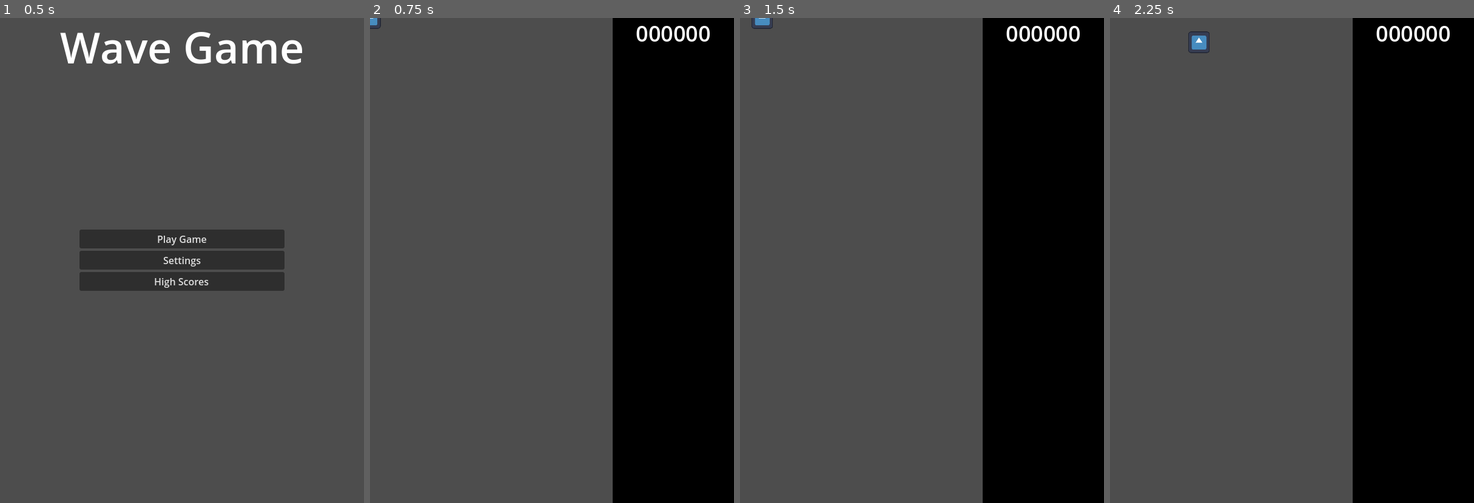
Above: before the commit, frames 1-4 (left to right).
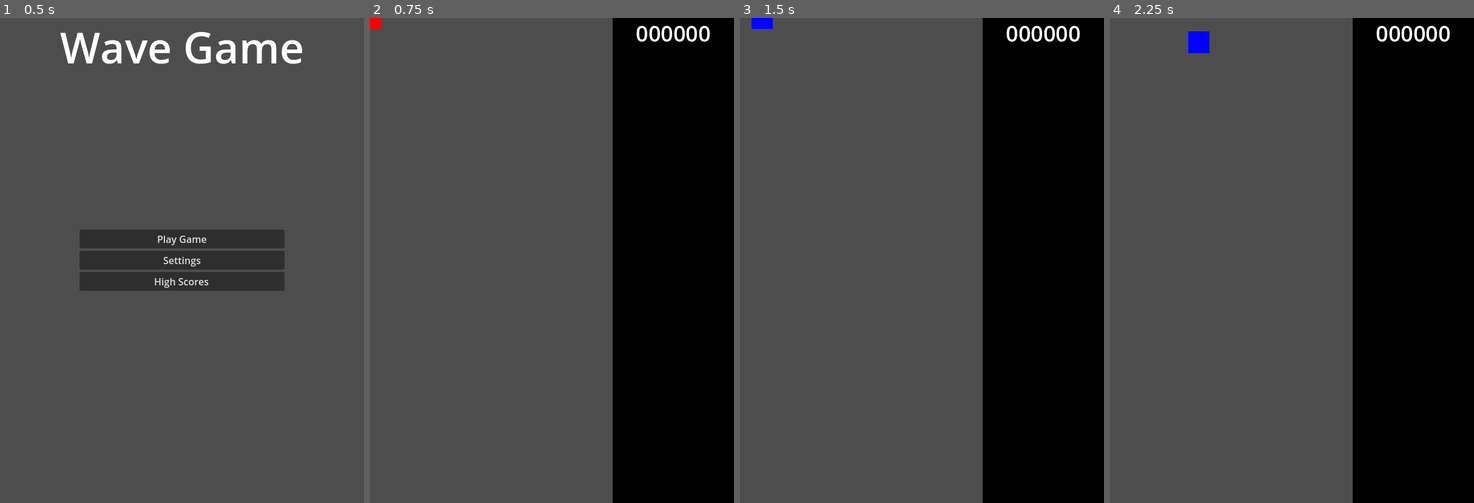
Above: after the commit, the same moments.

Repository: parkernalch/wave-jam
Game: Godot game, scene res://Scenes/Menus/menus.tscn
Same seed, same stepped clock (60 frames per second), same inputs: the game is played once before the commit and once after it. The engine's default icon, where the game draws it, is replaced by a stand-in: a white triangle on a blue panel in a dark square.
Inputs (mouse positions are in pixels of both pictures, inside the frame that each line leads up to):
- Up to frame 1 (0.5 s): no input
- Up to frame 2 (0.75 s): click "Play Game" at 0.5 s
- Up to frame 3 (1.5 s): tap Enter at 1.25 s; move the mouse to (1002, 236) at 1.27 s; hold D (right) from 1.28 s (still down); click (1002, 236) at 1.35 s
- Up to frame 4 (2.25 s): right-click (1372, 236) at 1.55 s; move the mouse to (1219, 284) at 2.02 s; release D (right) at 2.03 s; hold S (down) from 2.03 s (still down); right-click (1219, 284) at 2.1 s

Frame 1 is identical in both runs. In frame 2, less than 0.1% of the frame differs, in the area x 0-3%, y 0-3%; in frame 3, 0.1%; in frame 4, 0.3%, in the area x 21-28%, y 2-8%.

Commit message:
waveform switch logic

Diff:
--- a/Entities/Bullet/Bullet.gd
+++ b/Entities/Bullet/Bullet.gd
@@ -1,6 +1,7 @@
 extends RigidBody2D
 
 @export var bullet_speed = 200;
+# TODO Change to wave name
 var left_bullet: bool
 
 # Called when the node enters the scene tree for the first time.
--- a/Entities/Player/Player.gd
+++ b/Entities/Player/Player.gd
@@ -5,27 +5,55 @@
 @export var bullet_speed = 600;
 @export var speed = 300
 
-
+# TODO get rid of isLeft
+const FORMS = {
+	"SIN": {"name": "SIN", "color": Vector4(1.0, 0.0, 0.0, 1.0), "isLeft": true},
+	"TRIANGLE": {"name": "TRIANGLE", "color": Vector4(0.0, 0.0, 1.0, 1.0), "isLeft": false}
+	# "SQUARE": {"name": "SQUARE", "color": Vector4(0.0, 0.0, 1.0, 1.0)}
+}
 var shoot_cooldown_timer
 var shoot_cooldown = 0.2
 var can_shoot = true
+var form_index = 0
+var current_form = FORMS.SIN
 
 func _ready() -> void:
 	shoot_cooldown_timer = TimerHelper.make_timer(self, shoot_cooldown, _reset_shoot_cooldown, false, false)
 
 func _physics_process(delta: float) -> void:
-	if Input.is_action_just_pressed("Shoot_Left"):
-		shoot(true)
-	elif Input.is_action_just_pressed("Shoot_Right"):
-		shoot(false)
+	if Input.is_action_just_pressed("change_form"):
+		change_form()
+	elif Input.is_action_just_pressed("shoot"):
+		shoot()
 
-func shoot(is_left: bool):
+func change_form():
+	form_index = (form_index + 1) % FORMS.size()
+	current_form = FORMS.values()[form_index]
+	set_tint(current_form["color"])
+
+
+func set_tint(color: Vector4) -> void:
+	# Root node material
+	if material and material is ShaderMaterial:
+		var mat := (material as ShaderMaterial).duplicate(true) as ShaderMaterial
+		material = mat
+		mat.set_shader_parameter("tint_color", color)
+
+	# AnimatedSprite2D material
+	if has_node("AnimatedSprite2D"):
+		var anim := $AnimatedSprite2D
+		if anim.material and anim.material is ShaderMaterial:
+			var amat := (anim.material as ShaderMaterial).duplicate(true) as ShaderMaterial
+			anim.material = amat
+			amat.set_shader_parameter("tint_color", color)
+
+func shoot():
 	var bullet = Bullet.instantiate()
 
 	if get_parent() && can_shoot:
 		get_parent().add_child(bullet)
 		bullet.global_position = bullet_spawn.global_position
-		bullet.shoot(bullet_speed, is_left)
+		bullet.shoot(bullet_speed, current_form["isLeft"])
 		can_shoot = false
 		shoot_cooldown_timer.start()
 
--- a/Entities/Player/Player.tscn
+++ b/Entities/Player/Player.tscn
@@ -1,10 +1,15 @@
-[gd_scene load_steps=8 format=3 uid="uid://cgbo4s8g2xsx7"]
+[gd_scene load_steps=10 format=3 uid="uid://cgbo4s8g2xsx7"]
 
 [ext_resource type="Script" uid="uid://bakerdq5wxjs0" path="res://Entities/Player/Player.gd" id="1_1des2"]
 [ext_resource type="Texture2D" uid="uid://bve4tgd36vyvf" path="res://icon.svg" id="1_3qydi"]
+[ext_resource type="Shader" uid="uid://d07s5v2j81y7u" path="res://Entities/Bullet/Bullet.gdshader" id="2_t38ms"]
 [ext_resource type="Script" uid="uid://c26clyli7nif4" path="res://Entities/Player/States/Move.gd" id="3_an6q6"]
 [ext_resource type="Script" uid="uid://ch5ks4m7ijeku" path="res://Globals/StateMachine/StateMachine.gd" id="3_t38ms"]
 [ext_resource type="Script" uid="uid://bg1tj38ykui53" path="res://Entities/Player/States/Idle.gd" id="4_t38ms"]
+
+[sub_resource type="ShaderMaterial" id="ShaderMaterial_hj1c0"]
+shader = ExtResource("2_t38ms")
+shader_parameter/tint_color = Color(1, 0, 0, 1)
 
 [sub_resource type="SpriteFrames" id="SpriteFrames_q3lat"]
 animations = [{
@@ -18,7 +23,7 @@
 }]
 
 [sub_resource type="RectangleShape2D" id="RectangleShape2D_3qydi"]
-size = Vector2(50, 50)
+size = Vector2(56.24994, 56.24994)
 
 [node name="Player" type="CharacterBody2D"]
 scale = Vector2(0.6400006, 0.6400006)
@@ -29,11 +34,13 @@
 scale = Vector2(2.385526, 222.15538)
 
 [node name="AnimatedSprite2D" type="AnimatedSprite2D" parent="."]
+material = SubResource("ShaderMaterial_hj1c0")
 scale = Vector2(0.43, 0.43)
 sprite_frames = SubResource("SpriteFrames_q3lat")
 
 [node name="CollisionShape2D" type="CollisionShape2D" parent="."]
-position = Vector2(-0.5, -0.5)
+position = Vector2(6.519253e-07, -4.1909485e-07)
+scale = Vector2(1.0000001, 1.0000001)
 shape = SubResource("RectangleShape2D_3qydi")
 
 [node name="StateMachine" type="Node2D" parent="." node_paths=PackedStringArray("initial_state")]
--- a/Entities/Player/States/Move.gd
+++ b/Entities/Player/States/Move.gd
@@ -37,8 +37,6 @@
 	player.velocity.x = player.speed * input_direction_x
 	player.velocity.y = player.speed * input_direction_y
 
-	print(str(player.global_position))
-
 	if (is_in_bounds()):
 		player.move_and_slide()
 		if (!is_in_bounds()):
--- a/project.godot
+++ b/project.godot
@@ -15,14 +15,15 @@
 config/features=PackedStringArray("4.5", "GL Compatibility")
 config/icon="res://icon.svg"
 
+[autoload]
+
+timer_helper="*res://Globals/TimerHelper.gd"
+
 [display]
 
 window/size/viewport_width=600
 window/size/viewport_height=800
 window/size/resizable=false
-[autoload]
-
-timer_helper="*res://Globals/TimerHelper.gd"
 
 [input]
 
@@ -54,13 +55,13 @@
 , Object(InputEventJoypadMotion,"resource_local_to_scene":false,"resource_name":"","device":-1,"axis":1,"axis_value":1.0,"script":null)
 ]
 }
-Shoot_Left={
+change_form={
 "deadzone": 0.2,
 "events": [Object(InputEventJoypadMotion,"resource_local_to_scene":false,"resource_name":"","device":-1,"axis":4,"axis_value":1.0,"script":null)
 , Object(InputEventMouseButton,"resource_local_to_scene":false,"resource_name":"","device":-1,"window_id":0,"alt_presse …(249 unchanged characters)…
 ]
 }
-Shoot_Right={
+shoot={
 "deadzone": 0.2,
 "events": [Object(InputEventJoypadMotion,"resource_local_to_scene":false,"resource_name":"","device":-1,"axis":5,"axis_value":1.0,"script":null)
 , Object(InputEventMouseButton,"resource_local_to_scene":false,"resource_name":"","device":-1,"window_id":0,"alt_presse …(249 unchanged characters)…
